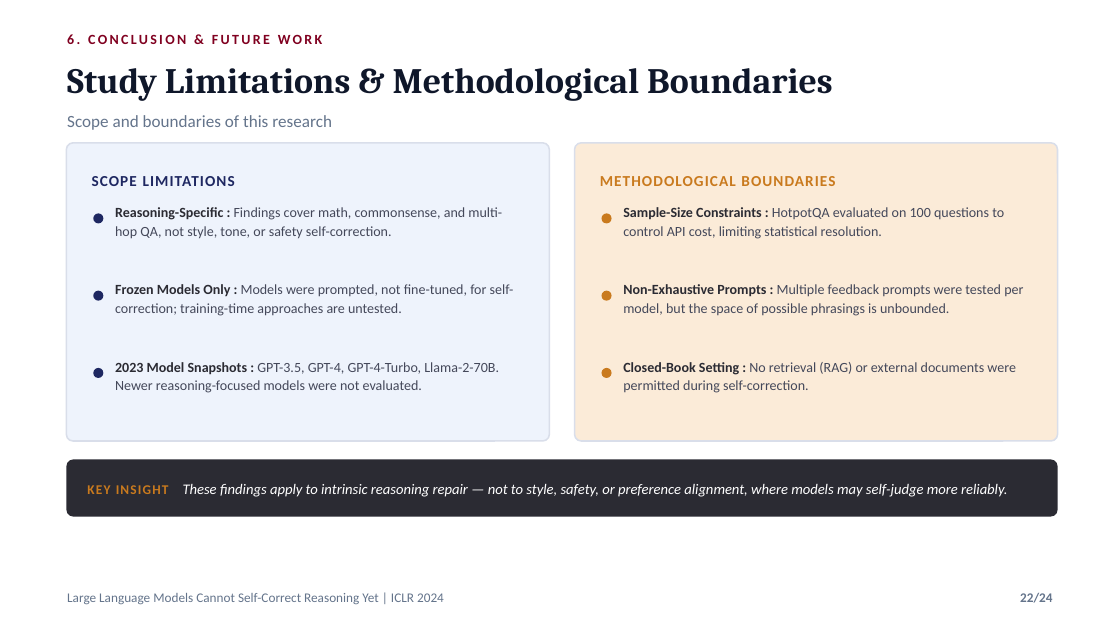
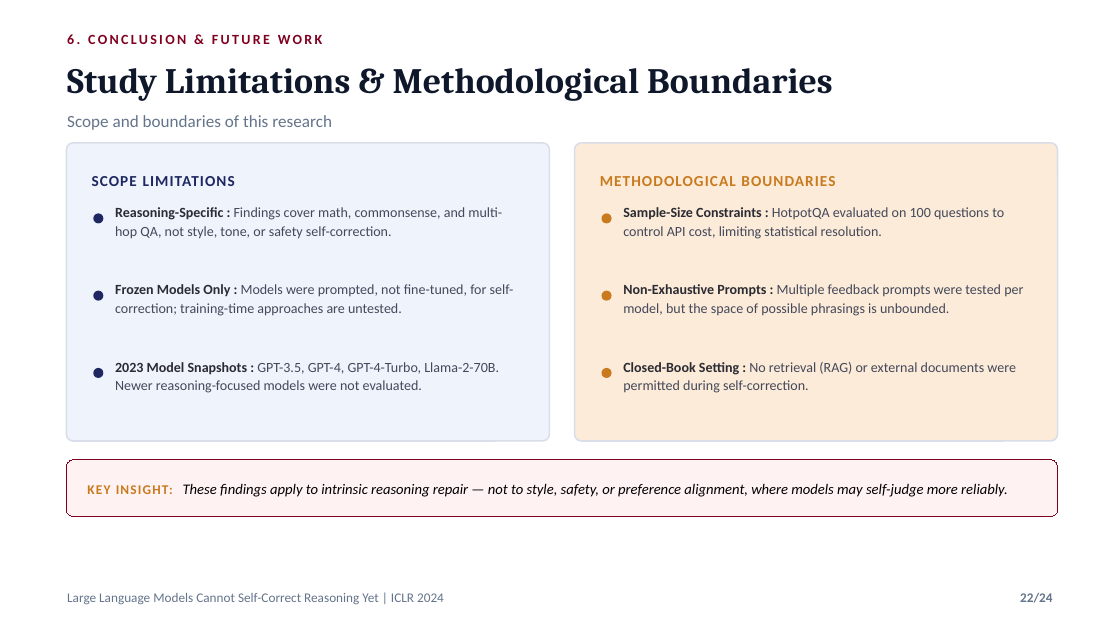
Before and after one commit to nafiskabbo/presentation, a slide deck: slide 22 of output/LLM_Self_Correction_ICLR2024_Group_Presentation-final.pptx. Drawn at 1120x630 pixels with LibreOffice and Linux fonts; fonts in the diff are those of the drawing. Boxes give left, top, right and bottom in pixels: in the first picture for what was removed or moved away, otherwise in the second. Text is boxed around its words. In the diff, an @@ line names an element or a change of style, - is before the commit and + after.

```diff
--- a/output/LLM_Self_Correction_ICLR2024_Group_Presentation-final.pptx
+++ b/output/LLM_Self_Correction_ICLR2024_Group_Presentation-final.pptx
@@ rounded rectangle at box(66, 459, 1057, 516): fill #2B2B33 to #FFF2F2; outline none to #800020 0.75 pt @@
@@ text at box(87, 483, 1008, 497): text changed; text colour #FFFFFF to #000000 @@
-KEY INSIGHT These findings apply to intrinsic reasoning repair — not to style, safety, or preference alignment, where models may self-judge more reliably.
+KEY INSIGHT: These findings apply to intrinsic reasoning repair — not to style, safety, or preference alignment, where models may self-judge more reliably.
```
Also in this commit, not shown: 12 other slides changed, 1 slide added, 1 slide removed, 9 other files.
